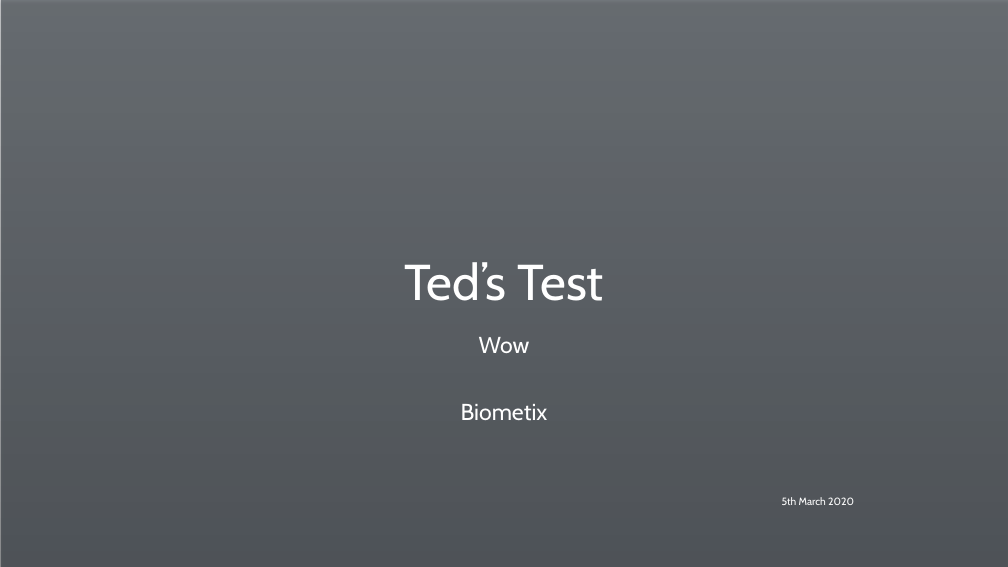
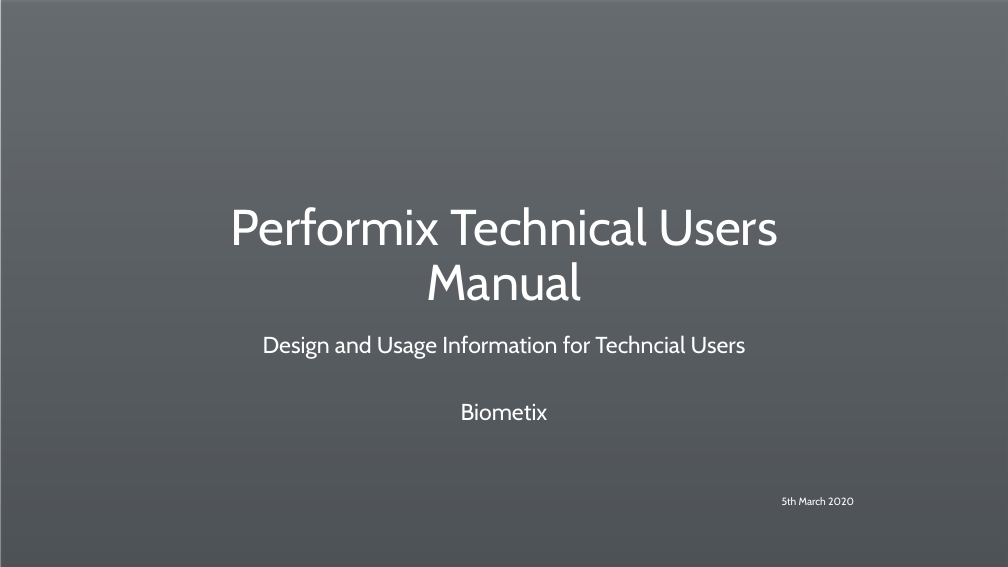
Before and after one commit to ted-dunstone/reports, a slide deck: slide 1 of simple/presentation.pptx. Drawn at 1008x567 pixels with LibreOffice and Linux fonts; fonts in the diff are those of the drawing; background and template pictures are left out. Boxes give left, top, right and bottom in pixels: in the first picture for what was removed or moved away, otherwise in the second. Text is boxed around its words. In the diff, an @@ line names an element or a change of style, - is before the commit and + after.

```diff
--- a/simple/presentation.pptx
+++ b/simple/presentation.pptx
@@ title at bbox=[230, 207, 778, 301]: text changed @@
-Ted’s Test
+Performix Technical Users Manual
@@ subtitle at bbox=[263, 335, 746, 420]: text changed @@
-Wow
-Biometix
+Design and Usage Information for Techncial Users
+Biometix
```
Also in this commit, not shown: 3 other files.
